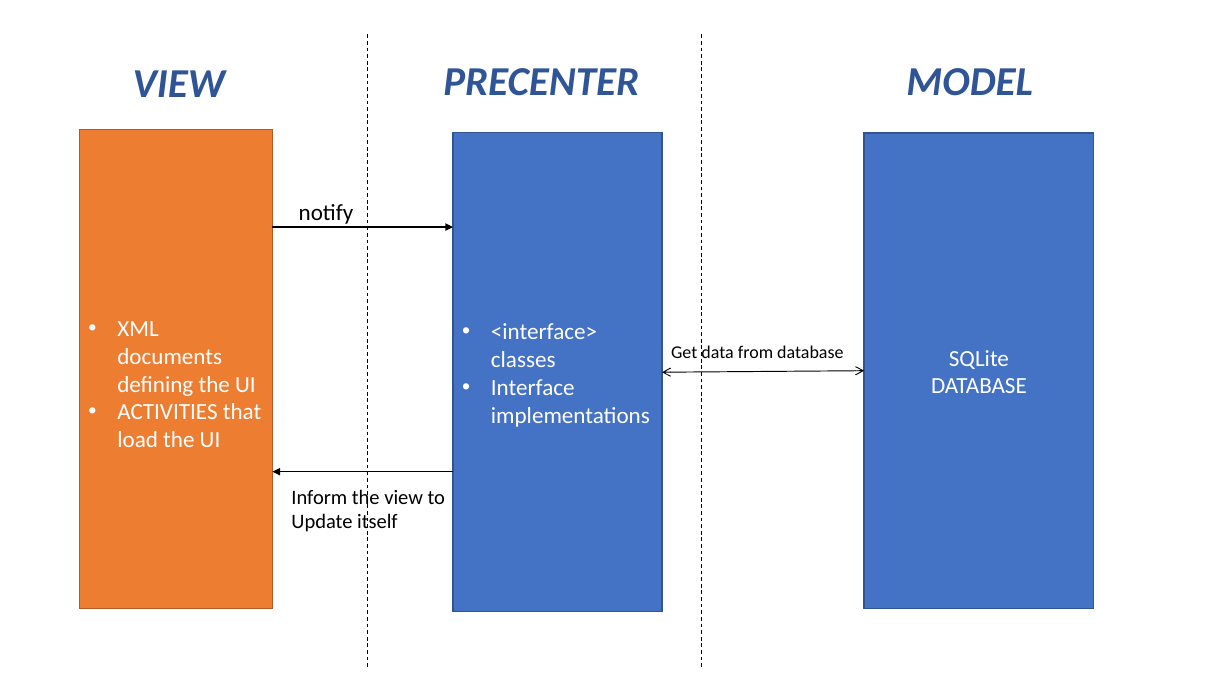
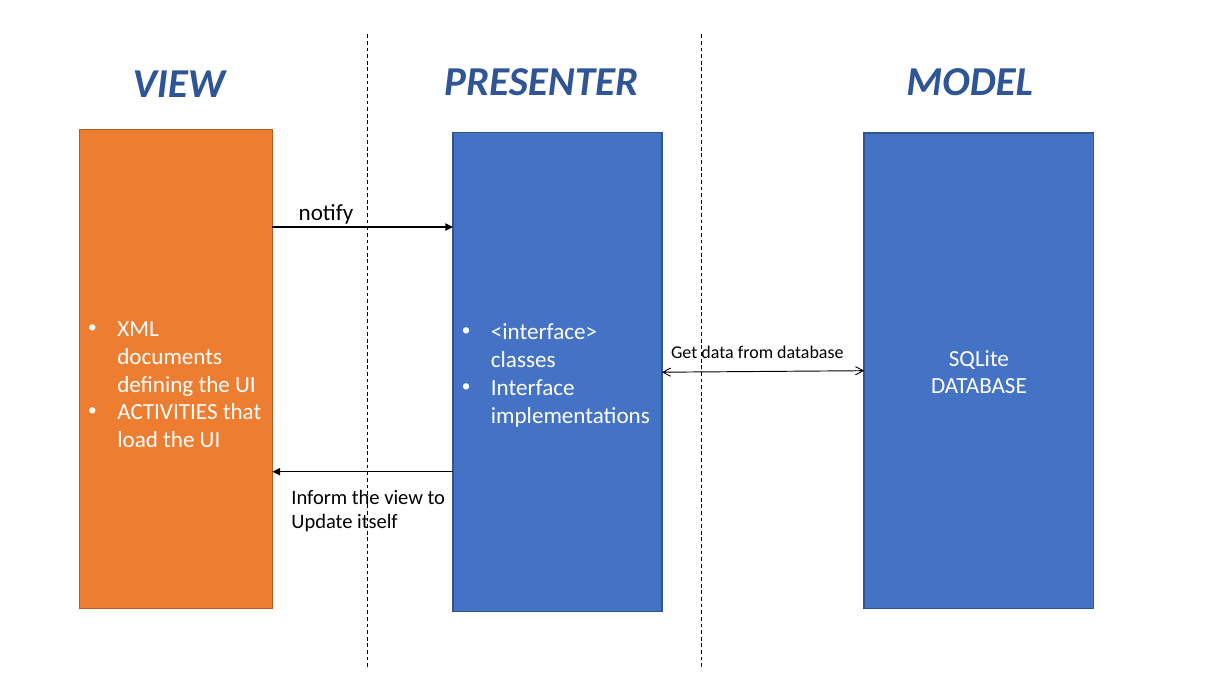
Before and after one commit to AbhiJay-K/LocADoc_App, a slide deck: slide 2 of FYP proposal V1/ArchitecutreDesign.pptx. Drawn at 1232x693 pixels with LibreOffice and Linux fonts; fonts in the diff are those of the drawing. Boxes give left, top, right and bottom in pixels: in the first picture for what was removed or moved away, otherwise in the second. Text is boxed around its words. In the diff, an @@ line names an element or a change of style, - is before the commit and + after.

```diff
--- a/FYP proposal V1/ArchitecutreDesign.pptx
+++ b/FYP proposal V1/ArchitecutreDesign.pptx
@@ text at (444,68,638,96): text changed @@
-PRECENTER
+PRESENTER
```
Also in this commit, not shown: 7 other files.
